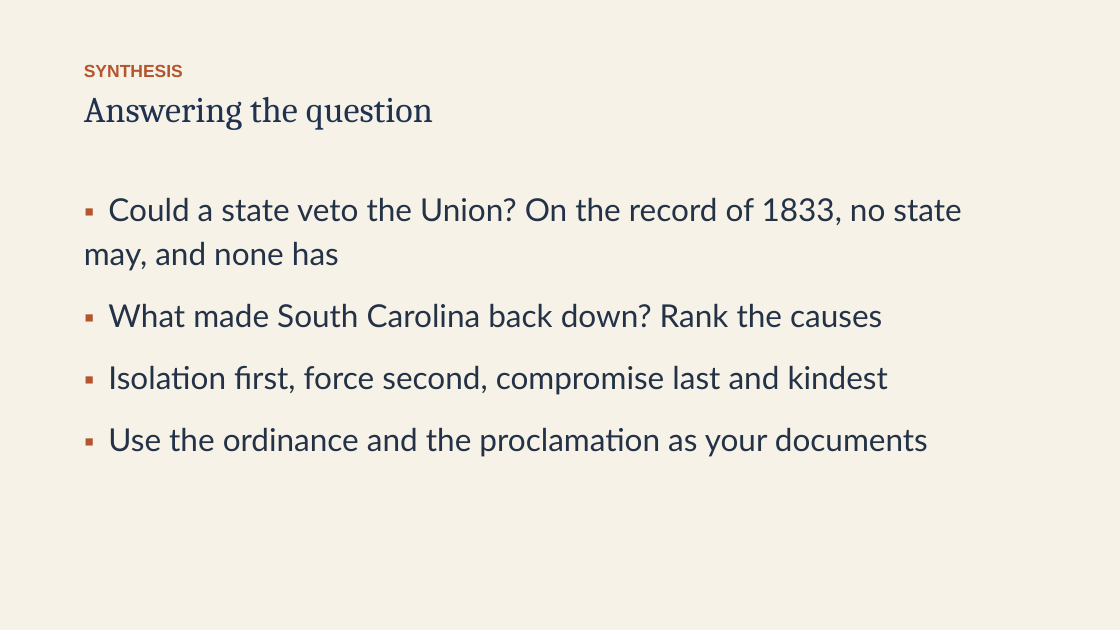
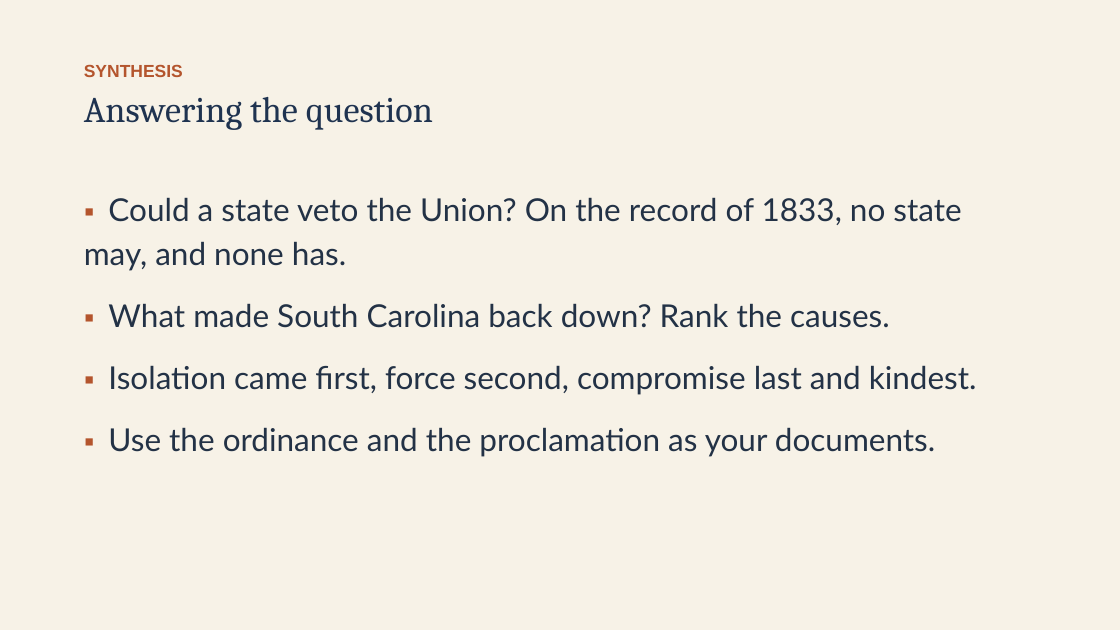
Before and after one commit to ab17gthb/humanities-curriculum-group, a slide deck: slide 26 of jackson-reform/lesson-03/lesson-03-slides.pptx. Drawn at 1120x630 pixels with LibreOffice and Linux fonts; fonts in the diff are those of the drawing. Boxes give left, top, right and bottom in pixels: in the first picture for what was removed or moved away, otherwise in the second. Text is boxed around its words. In the diff, an @@ line names an element or a change of style, - is before the commit and + after.

```diff
--- a/jackson-reform/lesson-03/lesson-03-slides.pptx
+++ b/jackson-reform/lesson-03/lesson-03-slides.pptx
@@ text at box(84, 197, 977, 457): text changed @@
-▪ Could a state veto the Union? On the record of 1833, no state may, and none has
-▪ What made South Carolina back down? Rank the causes
-▪ Isolation first, force second, compromise last and kindest
-▪ Use the ordinance and the proclamation as your documents
+▪ Could a state veto the Union? On the record of 1833, no state may, and none has.
+▪ What made South Carolina back down? Rank the causes.
+▪ Isolation came first, force second, compromise last and kindest.
+▪ Use the ordinance and the proclamation as your documents.
```
Also in this commit, not shown: 11 other slides changed, 6 other files.
